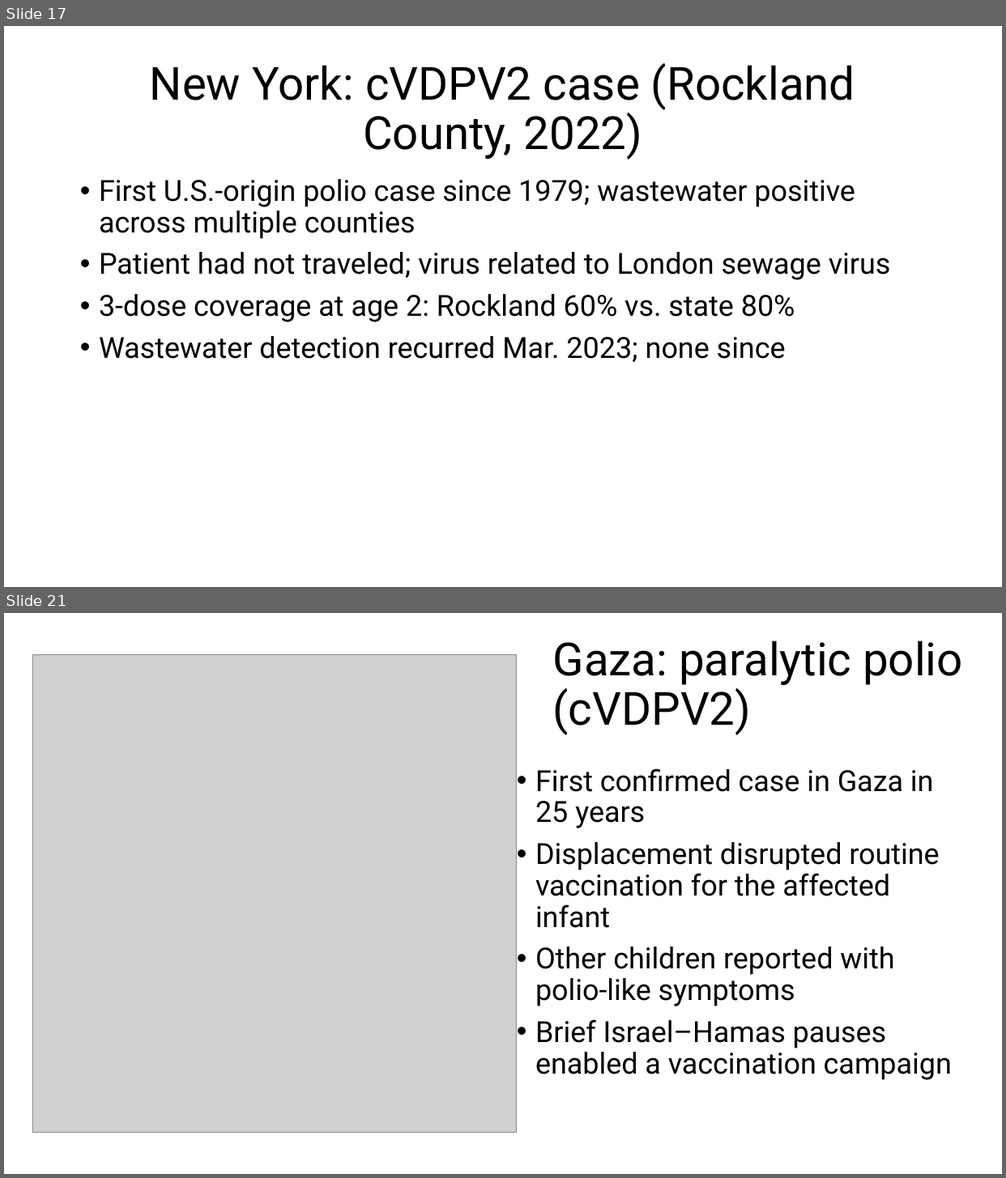
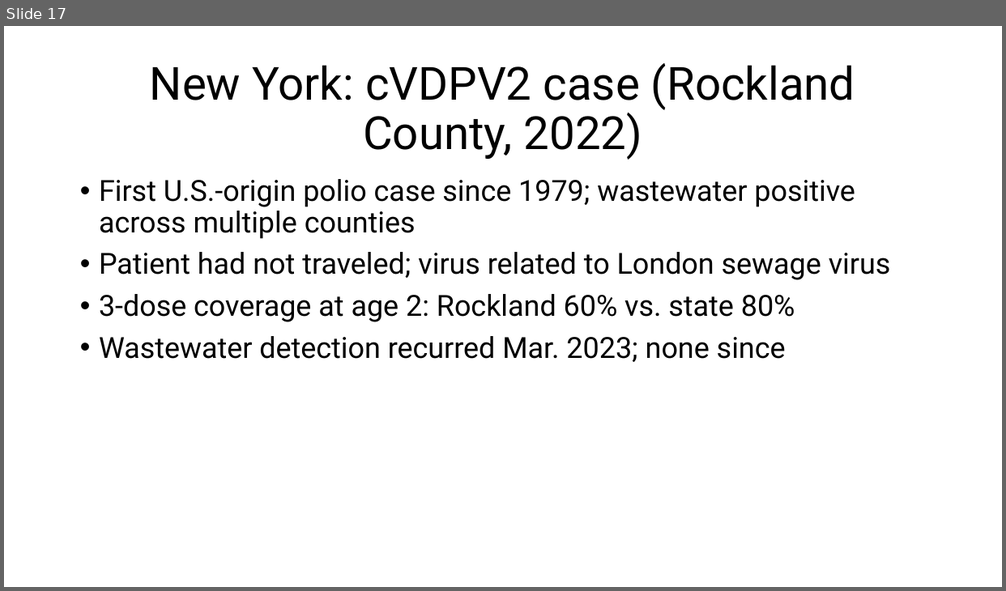
Before and after one commit to tstallins/tstallins.github.io, a slide deck: courses/261/politicalonline.pptx. Shown one above the other, each under a label of ours: slides 17 and 21 before the commit, slide 17 after it; the slides between them are not shown. The pictures are 1006x1178 and 1006x591 pixels, drawn with LibreOffice and Linux fonts; fonts in the diff are those of the drawing; grey boxes stand for pictures. Boxes give left, top, right and bottom in pixels: in the first picture for what was removed or moved away, otherwise in the second. Text is boxed around its words. In the diff, an @@ line names an element or a change of style, - is before the commit and + after.

```diff
--- a/courses/261/politicalonline.pptx
+++ b/courses/261/politicalonline.pptx
@@ slide 21 removed at [4, 613, 1002, 1174], background #FFFFFF @@
@@ picture removed at [33, 655, 517, 1132] @@
@@ title removed at [553, 641, 962, 735] @@
-Gaza: paralytic polio (cVDPV2)
@@ text removed at [535, 769, 952, 1080] @@
-• First confirmed case in Gaza in 25 years
-• Displacement disrupted routine vaccination for the affected infant
-• Other children reported with polio-like symptoms
-• Brief Israel–Hamas pauses enabled a vaccination campaign
```
Also in this commit, not shown: 1 slide changed, 4 other slides removed.
